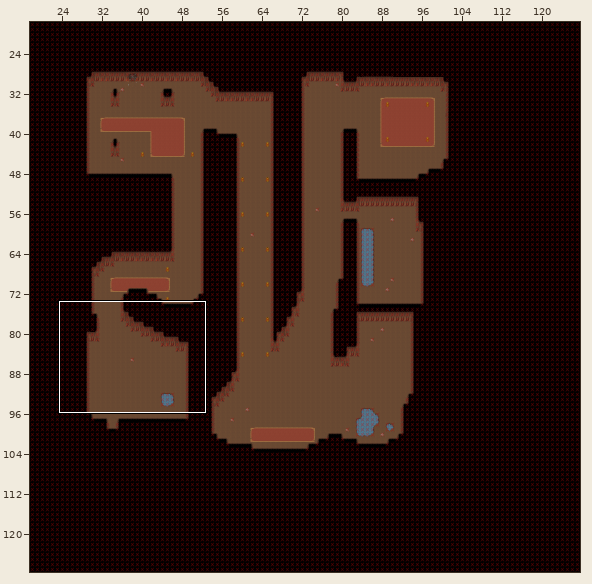
Two versions of a level (Tiled map, maps/002-4.tmx). The first picture is a wide view before the edit; the outline marks the close-up.
Close-up. Old version:
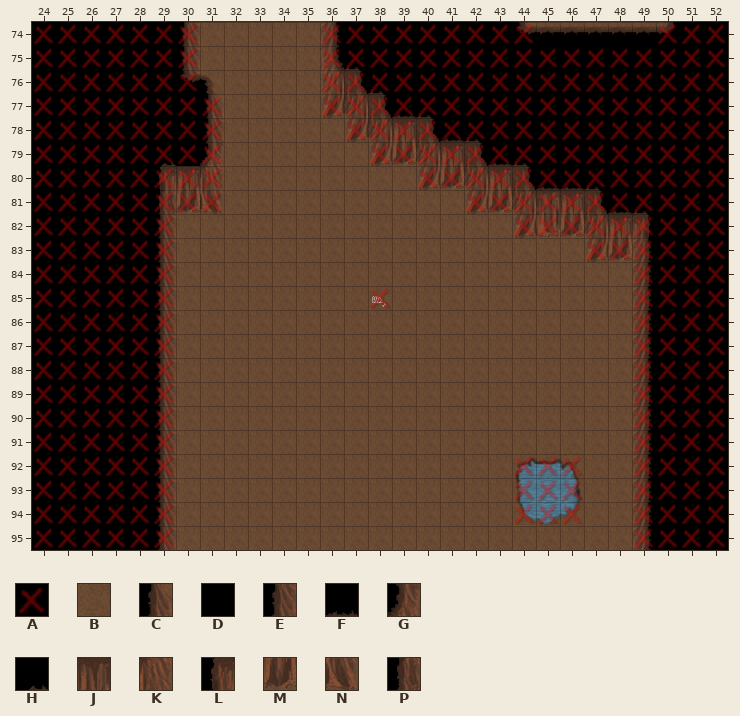
Cells are 32x32 px. Shown: x 24..52, y 74..95. The commit also changed other parts of the map, which this record leaves out.
Key: from "Collision": A 1; from "cave": B 4, C 5, D 20, E 21, F 36, G 37, H 38, J 52, K 53, L 54, M 68, N 69, P 70.
_ is an empty cell.
Layers that did not change in this view are not listed.
Layer "Ground" before, first column x 26:
74 DDDDEBBBB
75 DDDDEBBBB
76 DDDDEBBBB
77 DDDDDCBBB
78 DDDDDEBBB
79 DDDHDGBBB
80 DDDLJKBBB
81 DDDPMNBBB
82 DDDEBBBBB
83 DDDEBBBBB
84 DDDEBBBBB
85 DDDEBBBBB
86 DDDEBBBBB
Layer "Collision" before, first column x 24:
74 AAAAAAA_____AAAAAAAAA_____AAA
75 AAAAAAA_____AAAAAAAAAAAAAAAAA
76 AAAAAAA_____AAAAAAAAAAAAAAAAA
77 AAAAAAAA____AAAAAAAAAAAAAAAAA
78 AAAAAAAA_____AAAAAAAAAAAAAAAA
79 AAAAAAAA______AAAAAAAAAAAAAAA
80 AAAAAAAA________AAAAAAAAAAAAA
81 AAAAAAAA__________AAAAAAAAAAA
82 AAAAAA______________AAAAAAAAA
83 AAAAAA_________________AAAAAA
84 AAAAAA___________________AAAA
85 AAAAAA________A__________AAAA
86 AAAAAA___________________AAAA
87 AAAAAA___________________AAAA
88 AAAAAA___________________AAAA
89 AAAAAA___________________AAAA
90 AAAAAA___________________AAAA
91 AAAAAA___________________AAAA
92 AAAAAA______________AAA__AAAA
93 AAAAAA______________AAA__AAAA
94 AAAAAA______________AAA__AAAA
95 AAAAAA___________________AAAA
After:
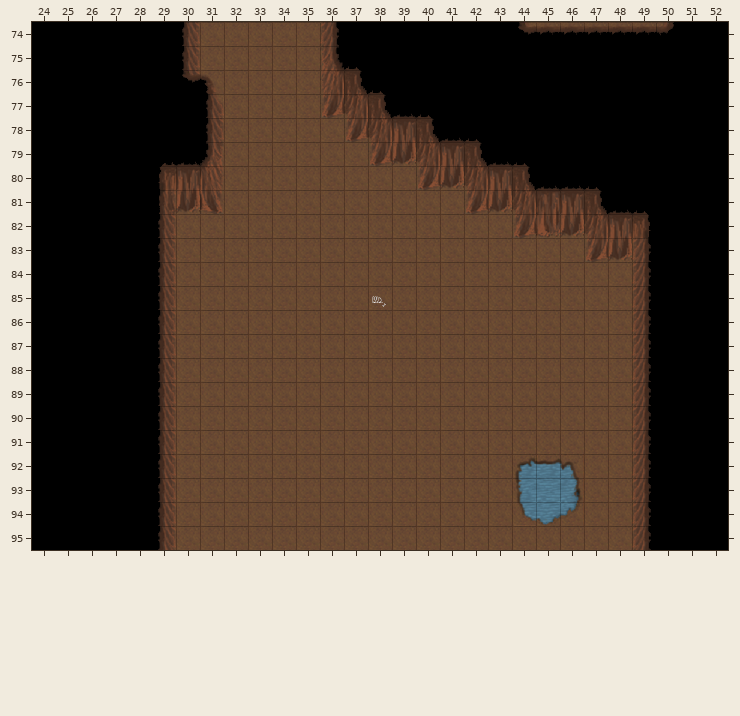
See-through tiles are keyed as they look on the map.
Difference:
Layer "Ground":
y 79: x 30 D -> F
Layer "Collision" (now hidden):
y 74: x 24..30 AAAAAAA -> _______; x 36..44 AAAAAAAAA -> _________; x 50..52 AAA -> ___
y 75..76: x 24..30 AAAAAAA -> _______; x 36..52 AAAAAAAAAAAAAAAAA -> _________________
y 77: x 24..31 AAAAAAAA -> ________; x 36..52 AAAAAAAAAAAAAAAAA -> _________________
y 78: x 24..31 AAAAAAAA -> ________; x 37..52 AAAAAAAAAAAAAAAA -> ________________
y 79: x 24..31 AAAAAAAA -> ________; x 38..52 AAAAAAAAAAAAAAA -> _______________
y 80: x 24..31 AAAAAAAA -> ________; x 40..52 AAAAAAAAAAAAA -> _____________
y 81: x 24..31 AAAAAAAA -> ________; x 42..52 AAAAAAAAAAA -> ___________
y 82: x 24..29 AAAAAA -> ______; x 44..52 AAAAAAAAA -> _________
y 83: x 24..29 AAAAAA -> ______; x 47..52 AAAAAA -> ______
y 84: x 24..29 AAAAAA -> ______; x 49..52 AAAA -> ____
y 85: x 24..29 AAAAAA -> ______; x 38 A -> _; x 49..52 AAAA -> ____
y 86..91: x 24..29 AAAAAA -> ______; x 49..52 AAAA -> ____
y 92..94: x 24..29 AAAAAA -> ______; x 44..46 AAA -> ___; x 49..52 AAAA -> ____
y 95: x 24..29 AAAAAA -> ______; x 49..52 AAAA -> ____
Changed places in both close-ups, as pixel boxes (x1, y1, x2, y2):
changed: (33, 24, 222, 549)
removed: (322, 24, 726, 549)
